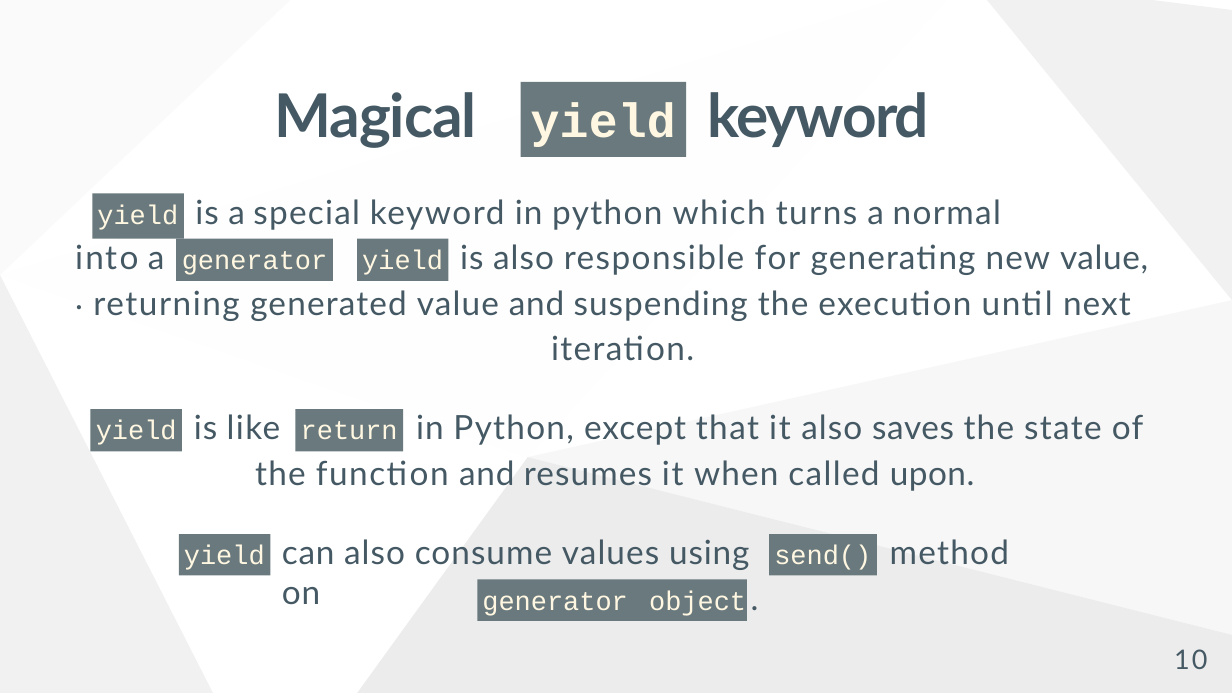
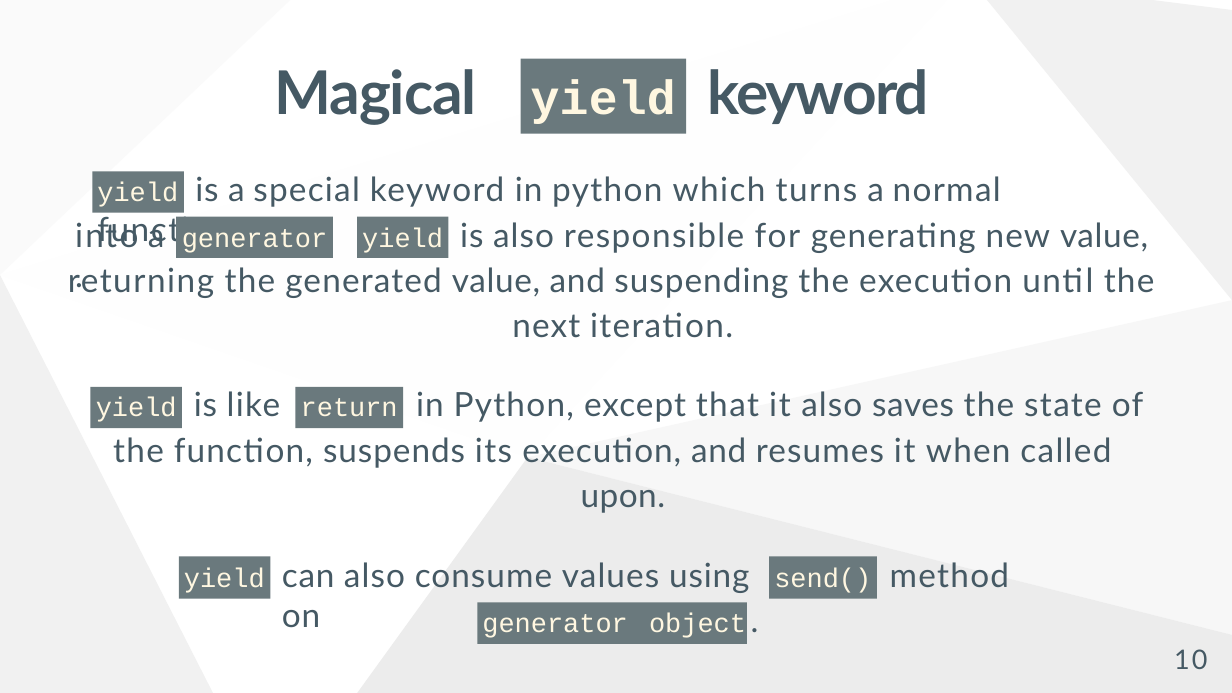
Before and after one commit to mwhorse46/pyconf_2022_decorators_generators_workshop, a slide deck: slide 10 of slideshow.pptx. Drawn at 1232x693 pixels with LibreOffice and Linux fonts; fonts in the diff are those of the drawing; background and template pictures are left out. Boxes give left, top, right and bottom in pixels: in the first picture for what was removed or moved away, otherwise in the second. Text is boxed around its words. In the diff, an @@ line names an element or a change of style, - is before the commit and + after.

```diff
--- a/slideshow.pptx
+++ b/slideshow.pptx
@@ freeform shape added at box(92, 171, 184, 213), fill #6A797D @@
@@ text at box(97, 176, 1001, 207): text changed @@
-is a special keyword in python which turns a normal function
+yield is a special keyword in python which turns a normal function
@@ rectangle removed at box(92, 193, 184, 238) @@
-yield
@@ text at box(68, 267, 1155, 338): text changed @@
-returning generated value and suspending the execution until next iteration.
+returning the generated value, and suspending the execution until the next iteration.
@@ 4 rectangles, 2 texts: place and size @@
-4 rectangles, 2 texts at box(75, 238, 1148, 452)
+4 rectangles, 2 texts at box(75, 216, 1148, 429)
@@ 1 rectangle, 1 title, 1 text: place and size @@
-1 rectangle, 1 title, 1 text at box(194, 82, 1143, 445)
+1 rectangle, 1 title, 1 text at box(194, 59, 1143, 422)
@@ text at box(113, 437, 1111, 513): text changed @@
-the function and resumes it when called upon.
+the function, suspends its execution, and resumes it when called upon.
@@ 2 texts, 2 rectangles: place and size @@
-2 texts, 2 rectangles at box(179, 534, 1009, 619)
+2 texts, 2 rectangles at box(179, 556, 1009, 641)
@@ rectangle "generator object": place and size @@
-rectangle "generator object" at box(478, 579, 748, 621)
+rectangle "generator object" at box(478, 603, 748, 644)
```
Also in this commit, not shown: 12 other slides changed, 2 other files.
